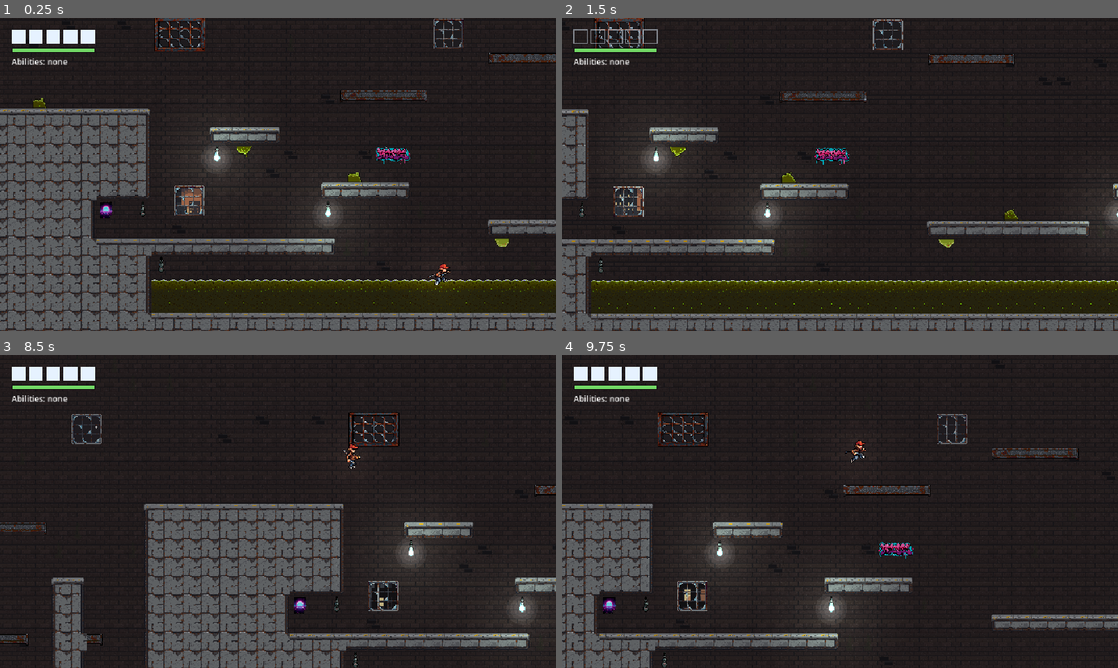
Above: before the commit, frames 1-4 (two rows, left to right).
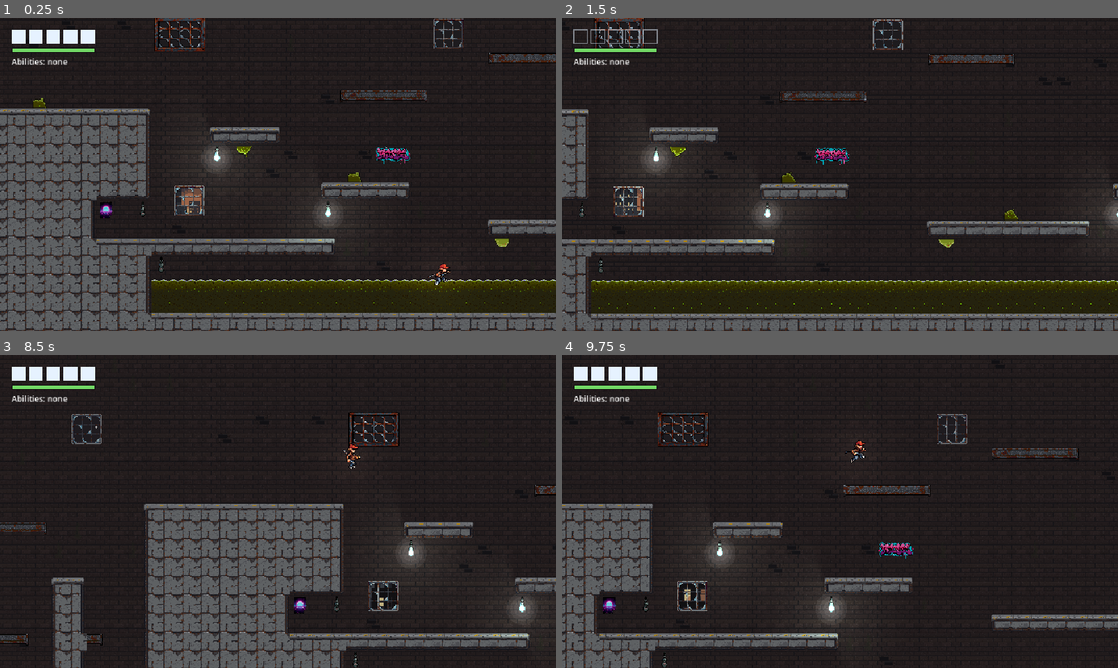
Above: after the commit, the same moments.

Repository: xipheon/hollowlike
Game: Godot game, scene res://tests/gameplay_test.tscn
The game is run twice, just before and just after one commit, with the same random seed, the same clock (stepped at 60 frames per second) and the same inputs. This scene is started directly instead of the project's main scene.
Inputs (mouse positions are in pixels of both pictures, inside the frame that each line leads up to):
- Up to frame 1 (0.25 s): no input
- Up to frame 2 (1.5 s): tap Enter (ui_accept) at 0.5 s; move the mouse to (962, 158) at 0.52 s; hold D (move_right) 0.53-1.28 s; tap J (attack) at 0.6 s; click (962, 158) at 0.67 s; tap Space (jump) at 0.77 s; move the mouse to (728, 190) at 1.27 s; hold S (move_down) from 1.28 s (still down); tap K (dash) at 1.35 s
- Up to frame 3 (8.5 s): tap Space (jump) at 1.52, 3.02, 3.77, 4.52, 6.02, 6.77, 7.52 s; move the mouse to (333, 442) at 2.02 s; release S (move_down) at 2.03 s; hold D (move_right) 2.03-2.78 s; hold Shift (sprint) 2.03-2.78 s; move the mouse to (250, 574) at 2.77 s; hold W (move_up) 2.78-3.53 s; tap Z at 2.85, 8.1 s; click (250, 574) at 2.92 s; move the mouse to (444, 558) at 3.52 s; hold A (move_left) 3.53-5.03 s; tap X at 3.6 s; move the mouse to (111, 464) at 4.27 s; tap C at 4.35 s; move the mouse to (305, 511) at 5.02 s; hold S (move_down) 5.03-5.78 s; tap P at 5.1 s; click (305, 511) at 5.17 s; move the mouse to (194, 433) at 5.77 s; hold D (move_right) 5.78-6.53 s; tap J (attack) at 5.85 s; move the mouse to (400, 495) at 6.52 s; hold W (move_up) 6.53-7.28 s; tap K (dash) at 6.6 s; move the mouse to (166, 527) at 7.27 s; hold D (move_right) 7.28-8.03 s; tap Shift (sprint) at 7.35 s; click (166, 527) at 7.42 s; move the mouse to (333, 442) at 8.02 s; hold S (move_down) from 8.03 s (still down)
- Up to frame 4 (9.75 s): move the mouse to (812, 574) at 8.77 s; release S (move_down) at 8.78 s; hold A (move_left) 8.78-9.53 s; tap X at 8.85 s; tap Space (jump) at 9.02 s; move the mouse to (1006, 558) at 9.52 s; hold W (move_up) from 9.53 s (still down); tap C at 9.6 s; click (1006, 558) at 9.67 s

The runs differ from the first frame. In frame 1, 0.7% of the frame differs, in the area x 37-68%, y 34-75%; in frame 2, 0.8%, in the area x 15-100%, y 34-75%; in frame 3, 0.7%; in frame 4, 0.7%.

Commit message:
Lighting phase 3: shadows from solid ground and shut gates
Solid tiles and shut gates block light, each occluder inset by
RoomArt.LIT_RIM (a quarter tile) on the sides facing air, so a ceiling
bulb lights that rim of a face and the rest drops sharply into shadow.
Each bulb has a soft-shadowed light on the wall (MASK_WALL) and a
hard-shadowed twin on the terrain and gates (MASK_TERRAIN); its shadow
mask covers both, as Godot needs. Every other light comes from
FlickerLight.make_light() and lights both, shadowless.

Co-Authored-By: Claude Opus 5.5 <noreply@anthropic.com>

Diff:
--- a/art/tiles/foreground_tileset.tres
+++ b/art/tiles/foreground_tileset.tres
@@ -2,23 +2,80 @@
 
 [ext_resource type="Texture2D" path="res://art/tiles/tileset_canvas.tres" id="1_4jhso"]
 
-[sub_resource type="TileSetAtlasSource" id="TileSetAtlasSource_xafsd"]
+[sub_resource type="OccluderPolygon2D" id="OccluderPolygon2D_4jhso"]
+polygon = PackedVector2Array(-8, -8, 8, -8, 8, 16, -8, 16)
+
+[sub_resource type="OccluderPolygon2D" id="OccluderPolygon2D_xafsd"]
+polygon = PackedVector2Array(-8, -16, 8, -16, 8, 16, -8, 16)
+
+[sub_resource type="OccluderPolygon2D" id="OccluderPolygon2D_6h4j2"]
+polygon = PackedVector2Array(-8, -16, 8, -16, 8, 8, -8, 8)
+
+[sub_resource type="OccluderPolygon2D" id="OccluderPolygon2D_cp8vb"]
+polygon = PackedVector2Array(-8, -8, 8, -8, 8, 8, -8, 8)
+
+[sub_resource type="OccluderPolygon2D" id="OccluderPolygon2D_w5p72"]
+polygon = PackedVector2Array(-8, -8, 16, -8, 16, 16, -8, 16)
+
+[sub_resource type="OccluderPolygon2D" id="OccluderPolygon2D_yyr8f"]
+polygon = PackedVector2Array(-8, -16, 16, -16, 16, 16, -8, 16)
+
+[sub_resource type="OccluderPolygon2D" id="OccluderPolygon2D_yxmf6"]
+polygon = PackedVector2Array(-8, -16, 16, -16, 16, 8, -8, 8)
+
+[sub_resource type="OccluderPolygon2D" id="OccluderPolygon2D_igvb7"]
+polygon = PackedVector2Array(-8, -8, 16, -8, 16, 8, -8, 8)
+
+[sub_resource type="OccluderPolygon2D" id="OccluderPolygon2D_xfs26"]
+polygon = PackedVector2Array(-16, -8, 16, -8, 16, 16, -16, 16)
+
+[sub_resource type="OccluderPolygon2D" id="OccluderPolygon2D_4esag"]
+polygon = PackedVector2Array(-16, -16, 16, -16, 16, 16, -16, 16)
+
+[sub_resource type="OccluderPolygon2D" id="OccluderPolygon2D_dn4ah"]
+polygon = PackedVector2Array(-16, -16, 16, -16, 16, 8, -16, 8)
+
+[sub_resource type="OccluderPolygon2D" id="OccluderPolygon2D_b34aw"]
+polygon = PackedVector2Array(-16, -8, 16, -8, 16, 8, -16, 8)
+
+[sub_resource type="OccluderPolygon2D" id="OccluderPolygon2D_cph7t"]
+polygon = PackedVector2Array(-16, -8, 8, -8, 8, 16, -16, 16)
+
+[sub_resource type="OccluderPolygon2D" id="OccluderPolygon2D_o2i5q"]
+polygon = PackedVector2Array(-16, -16, 8, -16, 8, 16, -16, 16)
+
+[sub_resource type="OccluderPolygon2D" id="OccluderPolygon2D_pc7xp"]
+polygon = PackedVector2Array(-16, -16, 8, -16, 8, 8, -16, 8)
+
+[sub_resource type="OccluderPolygon2D" id="OccluderPolygon2D_0dkej"]
+polygon = PackedVector2Array(-16, -8, 8, -8, 8, 8, -16, 8)
+
+[sub_resource type="OccluderPolygon2D" id="OccluderPolygon2D_ckpqn"]
+polygon = PackedVector2Array(-8, -16, 8, -16, 8, 16, -8, 16)
+
+[sub_resource type="OccluderPolygon2D" id="OccluderPolygon2D_i8awf"]
+polygon = PackedVector2Array(-8, -16, 8, -16, 8, 8, -8, 8)
+
+[sub_resource type="TileSetAtlasSource" id="TileSetAtlasSource_7kvub"]
 texture = ExtResource("1_4jhso")
 texture_region_size = Vector2i(32, 32)
 0:0/0 = 0
 0:0/0/terrain_set = 0
 0:0/0/terrain = 0
+0:0/0/occlusion_layer_0/polygon_0/polygon = SubResource("OccluderPolygon2D_4jhso")
 0:0/0/terrains_peering_bit/bottom_side = 0
 0:0/0/custom_data_0 = "solid"
 1:0/0 = 0
 1:0/0/terrain_set = 0
 1:0/0/terrain = 0
+1:0/0/occlusion_layer_0/polygon_0/polygon = SubResource("OccluderPolygon2D_w5p72")
 1:0/0/terrains_peering_bit/right_side = 0
 1:0/0/terrains_peering_bit/bottom_side = 0
 1:0/0/custom_data_0 = "solid"
 2:0/0 = 0
 2:0/0/terrain_set = 0
 2:0/0/terrain = 0
+2:0/0/occlusion_layer_0/polygon_0/polygon = SubResource("OccluderPolygon2D_xfs26")
 2:0/0/terrains_peering_bit/right_side = 0
 2:0/0/terrains_peering_bit/bottom_side = 0
 2:0/0/terrains_peering_bit/left_side = 0
@@ -26,18 +83,21 @@
 3:0/0 = 0
 3:0/0/terrain_set = 0
 3:0/0/terrain = 0
+3:0/0/occlusion_layer_0/polygon_0/polygon = SubResource("OccluderPolygon2D_cph7t")
 3:0/0/terrains_peering_bit/bottom_side = 0
 3:0/0/terrains_peering_bit/left_side = 0
 3:0/0/custom_data_0 = "solid"
 0:1/0 = 0
 0:1/0/terrain_set = 0
 0:1/0/terrain = 0
+0:1/0/occlusion_layer_0/polygon_0/polygon = SubResource("OccluderPolygon2D_xafsd")
 0:1/0/terrains_peering_bit/bottom_side = 0
 0:1/0/terrains_peering_bit/top_side = 0
 0:1/0/custom_data_0 = "solid"
 1:1/0 = 0
 1:1/0/terrain_set = 0
 1:1/0/terrain = 0
+1:1/0/occlusion_layer_0/polygon_0/polygon = SubResource("OccluderPolygon2D_yyr8f")
 1:1/0/terrains_peering_bit/right_side = 0
 1:1/0/terrains_peering_bit/bottom_side = 0
 1:1/0/terrains_peering_bit/top_side = 0
@@ -45,6 +105,7 @@
 2:1/0 = 0
 2:1/0/terrain_set = 0
 2:1/0/terrain = 0
+2:1/0/occlusion_layer_0/polygon_0/polygon = SubResource("OccluderPolygon2D_4esag")
 2:1/0/terrains_peering_bit/right_side = 0
 2:1/0/terrains_peering_bit/bottom_side = 0
 2:1/0/terrains_peering_bit/left_side = 0
@@ -53,6 +114,7 @@
 3:1/0 = 0
 3:1/0/terrain_set = 0
 3:1/0/terrain = 0
+3:1/0/occlusion_layer_0/polygon_0/polygon = SubResource("OccluderPolygon2D_o2i5q")
 3:1/0/terrains_peering_bit/bottom_side = 0
 3:1/0/terrains_peering_bit/left_side = 0
 3:1/0/terrains_peering_bit/top_side = 0
@@ -60,17 +122,20 @@
 0:2/0 = 0
 0:2/0/terrain_set = 0
 0:2/0/terrain = 0
+0:2/0/occlusion_layer_0/polygon_0/polygon = SubResource("OccluderPolygon2D_6h4j2")
 0:2/0/terrains_peering_bit/top_side = 0
 0:2/0/custom_data_0 = "solid"
 1:2/0 = 0
 1:2/0/terrain_set = 0
 1:2/0/terrain = 0
+1:2/0/occlusion_layer_0/polygon_0/polygon = SubResource("OccluderPolygon2D_yxmf6")
 1:2/0/terrains_peering_bit/right_side = 0
 1:2/0/terrains_peering_bit/top_side = 0
 1:2/0/custom_data_0 = "solid"
 2:2/0 = 0
 2:2/0/terrain_set = 0
 2:2/0/terrain = 0
+2:2/0/occlusion_layer_0/polygon_0/polygon = SubResource("OccluderPolygon2D_dn4ah")
 2:2/0/terrains_peering_bit/right_side = 0
 2:2/0/terrains_peering_bit/left_side = 0
 2:2/0/terrains_peering_bit/top_side = 0
@@ -78,27 +143,32 @@
 3:2/0 = 0
 3:2/0/terrain_set = 0
 3:2/0/terrain = 0
+3:2/0/occlusion_layer_0/polygon_0/polygon = SubResource("OccluderPolygon2D_pc7xp")
 3:2/0/terrains_peering_bit/left_side = 0
 3:2/0/terrains_peering_bit/top_side = 0
 3:2/0/custom_data_0 = "solid"
 0:3/0 = 0
 0:3/0/terrain_set = 0
 0:3/0/terrain = 0
+0:3/0/occlusion_layer_0/polygon_0/polygon = SubResource("OccluderPolygon2D_cp8vb")
 0:3/0/custom_data_0 = "solid"
 1:3/0 = 0
 1:3/0/terrain_set = 0
 1:3/0/terrain = 0
+1:3/0/occlusion_layer_0/polygon_0/polygon = SubResource("OccluderPolygon2D_igvb7")
 1:3/0/terrains_peering_bit/right_side = 0
 1:3/0/custom_data_0 = "solid"
 2:3/0 = 0
 2:3/0/terrain_set = 0
 2:3/0/terrain = 0
+2:3/0/occlusion_layer_0/polygon_0/polygon = SubResource("OccluderPolygon2D_b34aw")
 2:3/0/terrains_peering_bit/right_side = 0
 2:3/0/terrains_peering_bit/left_side = 0
 2:3/0/custom_data_0 = "solid"
 3:3/0 = 0
 3:3/0/terrain_set = 0
 3:3/0/terrain = 0
+3:3/0/occlusion_layer_0/polygon_0/polygon = SubResource("OccluderPolygon2D_0dkej")
 3:3/0/terrains_peering_bit/left_side = 0
 3:3/0/custom_data_0 = "solid"
 0:4/0 = 0
@@ -346,8 +416,10 @@
 7:2/0/terrains_peering_bit/top_side = 4
 7:2/0/custom_data_0 = "track"
 6:4/0 = 0
+6:4/0/occlusion_layer_0/polygon_0/polygon = SubResource("OccluderPolygon2D_ckpqn")
 6:4/0/custom_data_0 = "gate"
 7:4/0 = 0
+7:4/0/occlusion_layer_0/polygon_0/polygon = SubResource("OccluderPolygon2D_i8awf")
 7:4/0/custom_data_0 = "gate"
 0:6/0 = 0
 0:6/0/custom_data_0 = "gate"
@@ -359,6 +431,7 @@
 
 [resource]
 tile_size = Vector2i(32, 32)
+occlusion_layer_0/light_mask = 1
 terrain_set_0/mode = 2
 terrain_set_0/terrain_0/name = "concrete"
 terrain_set_0/terrain_0/color = Color(0.6, 0.6, 0.62, 1)
@@ -374,4 +447,4 @@
 custom_data_layer_0/type = 4
 custom_data_layer_1/name = "light"
 custom_data_layer_1/type = 4
-sources/0 = SubResource("TileSetAtlasSource_xafsd")
+sources/0 = SubResource("TileSetAtlasSource_7kvub")
--- a/scripts/boss_feather.gd
+++ b/scripts/boss_feather.gd
@@ -47,11 +47,10 @@
 	rect.size = Vector2(LENGTH, 8) if not homing else Vector2(18, 18)
 	shape.shape = rect
 	add_child(shape)
-	light = PointLight2D.new()
-	light.texture = FlickerLight.light_texture(HOMING_LIGHT_RADIUS if homing else LIGHT_RADIUS)
-	light.color = HOMING_COLOR if homing else COLOR
-	light.energy = HOMING_LIGHT_ENERGY if homing else LIGHT_ENERGY
-	light.height = LIGHT_HEIGHT
+	if homing:
+		light = FlickerLight.make_light(HOMING_LIGHT_RADIUS, HOMING_COLOR, HOMING_LIGHT_ENERGY, LIGHT_HEIGHT)
+	else:
+		light = FlickerLight.make_light(LIGHT_RADIUS, COLOR, LIGHT_ENERGY, LIGHT_HEIGHT)
 	add_child(light)
 	rotation = direction.angle()
 
--- a/scripts/boss_shockwave.gd
+++ b/scripts/boss_shockwave.gd
@@ -27,11 +27,7 @@
 	shape.shape = rect
 	shape.position = Vector2(0, -SIZE.y * 0.5)
 	add_child(shape)
-	light = PointLight2D.new()
-	light.texture = FlickerLight.light_texture(LIGHT_RADIUS)
-	light.color = COLOR
-	light.energy = LIGHT_ENERGY
-	light.height = LIGHT_HEIGHT
+	light = FlickerLight.make_light(LIGHT_RADIUS, COLOR, LIGHT_ENERGY, LIGHT_HEIGHT)
 	light.position = Vector2(0, -SIZE.y * 0.5)
 	add_child(light)
 
--- a/scripts/flicker_light.gd
+++ b/scripts/flicker_light.gd
@@ -11,7 +11,10 @@
 ## light (a PointLight2D, `light_radius` px, `light_energy` at full, hanging
 ## `light_height` px out from the wall) shines on the room around it, following
 ## the same brightness. Its height is what lets the normal maps shade: a light
-## level with the wall would only graze a flat surface. Optional
+## level with the wall would only graze a flat surface. With `shadows` on (the
+## ceiling bulbs), solid ground and shut gates cast shadows from it: soft ones
+## on the wall, and hard ones on the terrain itself, which only catches the
+## light on a rim of its face (RoomArt.LIT_RIM); see MASK_WALL. Optional
 ## `lit_overlay` is shown at the current brightness (the lit bulb drawn over a
 ## dead one); optional `dim_overlay` is shown at the opposite (a dark box over
 ## a sign's letters when it's out).
@@ -19,6 +22,19 @@
 enum Kind { STEADY, SIGN, BROKEN }
 
 const GLOW_BANDS := 4
+## Light masks. Most things (the wall, props, characters) are MASK_WALL; the
+## room puts its Terrain and Gates layers on MASK_TERRAIN. A light that casts
+## shadows lights MASK_WALL with soft shadows, and has a twin lighting
+## MASK_TERRAIN with hard ones; every other light (make_light()) lights both,
+## shadowless.
+const MASK_WALL := 1
+const MASK_TERRAIN := 2
+const LIT_ALL := MASK_WALL | MASK_TERRAIN
+## On the wall: soft, light shadows that add depth without hiding anything.
+const SHADOW_COLOR := Color(0, 0, 0, 0.6)
+const SHADOW_SMOOTH := 3.0
+## On the terrain: past its lit rim, a sharp drop to none of this light.
+const TERRAIN_SHADOW_COLOR := Color(0, 0, 0, 1)
 
 static var _glow_textures := {}   # Vector2i size -> banded radial texture
 static var _light_textures := {}  # int radius -> soft radial texture
@@ -30,7 +46,9 @@
 var light_radius := 96
 var light_energy := 0.6
 var light_height := 64.0
+var shadows := false
 var light: PointLight2D   # the real light, made in _ready
+var terrain_light: PointLight2D   # with shadows: its twin, on the terrain and gates
 var lit_overlay: CanvasItem
 var dim_overlay: CanvasItem
 var brightness := 1.0
@@ -48,11 +66,23 @@
 	material = CanvasItemMaterial.new()
 	material.blend_mode = CanvasItemMaterial.BLEND_MODE_ADD
 	texture_filter = CanvasItem.TEXTURE_FILTER_NEAREST
-	light = PointLight2D.new()
-	light.texture = light_texture(light_radius)
-	light.color = glow_color
-	light.height = light_height
+	light = make_light(light_radius, glow_color, light_energy, light_height)
 	add_child(light)
+	if shadows:
+		light.range_item_cull_mask = MASK_WALL
+		light.shadow_enabled = true
+		light.shadow_color = SHADOW_COLOR
+		light.shadow_filter = Light2D.SHADOW_FILTER_PCF13
+		light.shadow_filter_smooth = SHADOW_SMOOTH
+		terrain_light = make_light(light_radius, glow_color, light_energy, light_height)
+		terrain_light.range_item_cull_mask = MASK_TERRAIN
+		terrain_light.shadow_enabled = true
+		terrain_light.shadow_color = TERRAIN_SHADOW_COLOR
+		terrain_light.shadow_filter = Light2D.SHADOW_FILTER_NONE
+		# Godot shadows an item only if this mask covers both the occluders
+		# (on MASK_WALL, the tileset's default) and the item itself.
+		terrain_light.shadow_item_cull_mask = LIT_ALL
+		add_child(terrain_light)
 	# Start part-way into a cycle so lights in a room don't keep time together.
 	match kind:
 		Kind.BROKEN:
@@ -115,9 +145,10 @@
 		lit_overlay.modulate.a = brightness
 	if dim_overlay != null:
 		dim_overlay.modulate.a = 1.0 - brightness
-	if light != null:
-		light.energy = light_energy * brightness
-		light.enabled = brightness > 0.0
+	for real in [light, terrain_light]:
+		if real != null:
+			real.energy = light_energy * brightness
+			real.enabled = brightness > 0.0
 	queue_redraw()
 
 
@@ -150,6 +181,18 @@
 	return tex
 
 
+## A light with no shadows, lighting everything (LIT_ALL): `radius` px,
+## `colour`, `energy`, hanging `height` px out from the wall.
+static func make_light(radius: int, colour: Color, energy: float, height: float) -> PointLight2D:
+	var real := PointLight2D.new()
+	real.texture = light_texture(radius)
+	real.color = colour
+	real.energy = energy
+	real.height = height
+	real.range_item_cull_mask = LIT_ALL
+	return real
+
+
 ## A soft radial falloff for a real light (these, LightFlash, the player's):
 ## full in the middle, fading to nothing at `radius`.
 static func light_texture(radius: int) -> Texture2D:
--- a/scripts/light_flash.gd
+++ b/scripts/light_flash.gd
@@ -17,6 +17,7 @@
 	light.texture = FlickerLight.light_texture(radius)
 	light.color = colour
 	light.height = HEIGHT
+	light.range_item_cull_mask = FlickerLight.LIT_ALL
 	light.position = at
 	light.peak = peak_energy
 	light.time = fade
--- a/scripts/player.gd
+++ b/scripts/player.gd
@@ -206,11 +206,7 @@
 	GameState.player_skin_changed.connect(sprite.apply_skin)
 	slash = SlashEffect.new()
 	add_child(slash)
-	light = PointLight2D.new()
-	light.texture = FlickerLight.light_texture(light_radius)
-	light.energy = light_energy
-	light.color = light_color
-	light.height = light_height
+	light = FlickerLight.make_light(light_radius, light_color, light_energy, light_height)
 	add_child(light)
 
 
--- a/scripts/room.gd
+++ b/scripts/room.gd
@@ -188,6 +188,9 @@
 func _load_room() -> void:
 	_read_painted_grid()
 	_art = RoomArt.new(_kind_at, _w, _h)
+	# The terrain and gates get the bulbs' hard shadows (FlickerLight.MASK_TERRAIN).
+	for layer in [terrain(), gates()]:
+		layer.light_mask = FlickerLight.MASK_TERRAIN
 	_art.dress(self, props(), terrain(), gates())
 	for door in entities_of(RoomDoor):
 		var at := Vector2i((to_local(door.global_position) / TILE).round())
--- a/scripts/room_art.gd
+++ b/scripts/room_art.gd
@@ -68,6 +68,9 @@
 const SIGN_LIGHT_RADIUS := 64
 const SIGN_LIGHT_ENERGY := 0.6
 const SIGN_LIGHT_HEIGHT := 32.0
+## Px of a solid tile's open face (one toward air) a bulb lights, before a
+## sharp drop into shadow: its occluder starts this far in (tools/make_tilesets.gd).
+const LIT_RIM := TILE / 4
 const SIGN_LETTERS := Rect2(8, 9, 16, 7)   # inside the sign's frame (tools/make_door_tiles.gd)
 const SIGN_OFF := Color8(52, 10, 14)        # the sign box's colour, covering the letters when it's out
 const ACID_FRAMES := 4
@@ -127,6 +130,17 @@
 var _h := 0
 var _rng := RandomNumberGenerator.new()
 var _gates: TileMapLayer
+
+
+## A solid tile's occluder, centred on the tile: the whole tile, less
+## LIT_RIM along each of its `open` sides ("NESW" letters).
+static func occluder_rect(open: String) -> Rect2:
+	var h := TILE * 0.5
+	var left := -h + (LIT_RIM if "W" in open else 0)
+	var right := h - (LIT_RIM if "E" in open else 0)
+	var top := -h + (LIT_RIM if "N" in open else 0)
+	var bottom := h - (LIT_RIM if "S" in open else 0)
+	return Rect2(left, top, right - left, bottom - top)
 
 
 ## `kind_at` answers what's at (x, y) as a Kind, with anything outside the
@@ -225,6 +239,7 @@
 		light.light_radius = BULB_LIGHT_RADIUS
 		light.light_energy = BULB_LIGHT_ENERGY
 		light.light_height = BULB_LIGHT_HEIGHT
+		light.shadows = true
 		light.z_index = -1
 	parent.add_child(light)
 
--- a/tests/gameplay_test.gd
+++ b/tests/gameplay_test.gd
@@ -25,7 +25,7 @@
 		"_test_door_to_boss_room_and_back",
 		"_test_down_jump_drops_through_platform", "_test_down_jump_on_solid_ground_still_jumps",
 		"_test_pink_crawler_kill_heals", "_test_crawler_sludge", "_test_ceiling_crawler", "_test_room_lights_flicker",
-		"_test_room_dimming",
+		"_test_room_dimming", "_test_bulb_shadows",
 	],
 	# The tilesets' terrain brushes and tile data (tools/make_tilesets.gd, room_art.gd), the room template.
 	"tilesets": [
@@ -1921,6 +1921,85 @@
 	await _despawn()
 
 
+func _test_bulb_shadows() -> void:
+	print("Shadows: solid ground and shut gates block light; bulbs light a rim of their faces, then a sharp drop; soft shadows on the wall")
+	# The tiles: solid tiles and shut gates block light, all but a LIT_RIM
+	# along each side open to the air; nothing else blocks light.
+	var source: TileSetAtlasSource = RoomArt.FOREGROUND_TILES.get_source(0)
+	var wrong := []
+	for i in source.get_tiles_count():
+		var at := source.get_tile_id(i)
+		var data := source.get_tile_data(at, 0)
+		var open := _open_sides_of(at)
+		var count := data.get_occluder_polygons_count(0)
+		if (open == "-") != (count == 0) or (count > 0 and (count != 1 or _occluder_rect(data) != RoomArt.occluder_rect(open))):
+			wrong.append(at)
+	_check(RoomArt.FOREGROUND_TILES.get_occlusion_layers_count() == 1 and wrong.is_empty(),
+			"solid tiles and shut gates block light but for a %d px rim facing the air%s" % [RoomArt.LIT_RIM, "" if wrong.is_empty() else ", not %s" % [wrong]])
+	var floor_top := RoomArt.occluder_rect("N")
+	_check(is_equal_approx(floor_top.position.y, -RoomArt.TILE * 0.5 + RoomArt.TILE / 4.0) and floor_top.size.x == RoomArt.TILE,
+			"a floor's rim is a quarter of a tile deep, and runs its full width")
+	# The room: bulbs cast soft shadows on the wall, and hard ones on the terrain and gates.
+	await _spawn()
+	_check(_main.terrain().light_mask == FlickerLight.MASK_TERRAIN and _main.gates().light_mask == FlickerLight.MASK_TERRAIN,
+			"the terrain and gates are lit by the bulbs' terrain light")
+	var lights := _main.get_children().filter(func(c): return c is FlickerLight)
+	var bulbs := lights.filter(func(l): return l.kind != FlickerLight.Kind.SIGN)
+	var signs := lights.filter(func(l): return l.kind == FlickerLight.Kind.SIGN)
+	var unshaded := bulbs.filter(func(l): return not _casts_shadows(l))
+	_check(not bulbs.is_empty() and unshaded.is_empty(),
+			"every bulb casts soft shadows on the wall and hard ones on the terrain (%d of %d)" % [bulbs.size() - unshaded.size(), bulbs.size()])
+	_check(FlickerLight.SHADOW_COLOR.a < 1.0, "the wall's shadows are partial, never black (%.2f)" % FlickerLight.SHADOW_COLOR.a)
+	_check(FlickerLight.TERRAIN_SHADOW_COLOR.a == 1.0, "past the rim the bulb's light is gone")
+	_check(signs.all(func(l): return not l.light.shadow_enabled and l.light.range_item_cull_mask == FlickerLight.LIT_ALL and l.terrain_light == null),
+			"EXIT signs cast none, and light everything")
+	_check(_player.light.range_item_cull_mask == FlickerLight.LIT_ALL and not _player.light.shadow_enabled, "the player's light lights everything, shadowless")
+	# The twin follows its bulb's flicker.
+	var bulb: FlickerLight = bulbs[0]
+	bulb._apply(0.4)
+	_check(is_equal_approx(bulb.terrain_light.energy, bulb.light.energy) and is_equal_approx(bulb.light.energy, bulb.light_energy * 0.4),
+			"the terrain light flickers with its bulb")
+	await _despawn()
+
+
+## The sides of a foreground tile open to the air, as its occluder should
+## see them: "-" for a tile that shouldn't block light at all.
+func _open_sides_of(at: Vector2i) -> String:
+	var connected := ""
+	if at.y < RoomArt.TERRAIN.size() and at.x < RoomArt.TERRAIN[at.y].size():
+		connected = RoomArt.TERRAIN[at.y][at.x]
+	elif at == RoomArt.GATE:
+		connected = "NS"
+	elif at == RoomArt.GATE_END:
+		connected = "N"
+	else:
+		return "-"
+	var open := ""
+	for s in "NESW":
+		if not s in connected:
+			open += s
+	return open
+
+
+func _occluder_rect(data: TileData) -> Rect2:
+	var points := data.get_occluder_polygon(0, 0).polygon
+	var rect := Rect2(points[0], Vector2.ZERO)
+	for p in points:
+		rect = rect.expand(p)
+	return rect if points.size() == 4 else Rect2()
+
+
+## A bulb's light casts soft shadows on MASK_WALL, and its twin hard ones on MASK_TERRAIN.
+func _casts_shadows(bulb: FlickerLight) -> bool:
+	var real := bulb.light
+	var twin := bulb.terrain_light
+	if twin == null or not real.shadow_enabled or not twin.shadow_enabled:
+		return false
+	return real.range_item_cull_mask == FlickerLight.MASK_WALL and real.shadow_color == FlickerLight.SHADOW_COLOR \
+			and twin.range_item_cull_mask == FlickerLight.MASK_TERRAIN and twin.shadow_color == FlickerLight.TERRAIN_SHADOW_COLOR \
+			and twin.shadow_filter == Light2D.SHADOW_FILTER_NONE and twin.shadow_item_cull_mask == FlickerLight.LIT_ALL
+
+
 func _test_room_dimming() -> void:
 	print("Rooms are dimmed a little (set in the Inspector) so lights stand out; the skyline and HUD aren't")
 	await _spawn()
--- a/tools/make_tilesets.gd
+++ b/tools/make_tilesets.gd
@@ -25,6 +25,12 @@
 ##               crossings joined up as you paint, ends going into the wall,
 ##               and now and then a broken-off end.
 ## Patterns (the TileMap panel's Patterns tab): the large window, whole.
+## Occlusion: solid ground and shut gates block light, so the ceiling bulbs
+## cast shadows (FlickerLight.shadows). Each tile's occluder is inset by
+## RoomArt.LIT_RIM on its open sides (those facing air, from its terrain
+## connections), so a bulb lights that rim of the face toward it and the
+## rest is in shadow; sides against more solid stay flush, so no light leaks
+## between tiles.
 ## Each sheet is used as its CanvasTexture (<sheet>_canvas.tres, with its
 ## normal map; tools/make_normal_maps.gd), so the room's lights shade the tiles.
 ## Rerun after changing a sheet's layout (it keeps each file's ID). Once rooms are painted, prefer
@@ -87,6 +93,25 @@
 	return ts
 
 
+## The sides ("NESW" letters) a tile connecting on `connected` doesn't.
+func _open_sides(connected: String) -> String:
+	var open := ""
+	for s in "NESW":
+		if not s in connected:
+			open += s
+	return open
+
+
+## Blocks light over the tile (occlusion layer 0), but for RoomArt.LIT_RIM
+## along each of its `open` sides.
+func _occluder(data: TileData, open: String) -> void:
+	var polygon := OccluderPolygon2D.new()
+	var rect := RoomArt.occluder_rect(open)
+	polygon.polygon = PackedVector2Array([rect.position, Vector2(rect.end.x, rect.position.y), rect.end, Vector2(rect.position.x, rect.end.y)])
+	data.set_occluder_polygons_count(0, 1)
+	data.set_occluder_polygon(0, 0, polygon)
+
+
 ## A sheet with its normal map, as tools/make_normal_maps.gd pairs them.
 func _lit(sheet_path: String) -> Texture2D:
 	return load(sheet_path.get_basename() + "_canvas.tres")
@@ -137,10 +162,13 @@
 		["spikes", Color(0.6, 0.85, 0.8)], ["sewer", Color(0.45, 0.5, 0.05)],
 		["track", Color(0.85, 0.7, 0.2)],
 	])
+	ts.add_occlusion_layer()
 	# Concrete: the 4x4 block, each tile connecting on the sides it's solid on.
 	for r in RoomArt.TERRAIN.size():
 		for c in RoomArt.TERRAIN[r].size():
-			_terrain(_tile(ts, Vector2i(c, r), "solid"), CONCRETE, RoomArt.TERRAIN[r][c])
+			var data := _tile(ts, Vector2i(c, r), "solid")
+			_terrain(data, CONCRETE, RoomArt.TERRAIN[r][c])
+			_occluder(data, _open_sides(RoomArt.TERRAIN[r][c]))
 	# Catwalk: ends and middle connect sideways only.
 	_terrain(_tile(ts, RoomArt.PLAT_L, "platform"), CATWALK, "E")
 	_terrain(_tile(ts, RoomArt.PLAT_MID, "platform"), CATWALK, "EW")
@@ -167,7 +195,11 @@
 		_terrain(_tile(ts, RoomArt.TRACK_V + Vector2i(0, i), "track"), TRACK, ["S", "NS", "N"][i])
 	# Gates and doors: painted tile by tile.
 	for coords in [RoomArt.GATE, RoomArt.GATE_END, RoomArt.GATE_UP]:
-		_tile(ts, coords, "gate")
+		var gate := _tile(ts, coords, "gate")
+		if coords != RoomArt.GATE_UP:
+			# Shut, it blocks light; raised, just its teeth show. Open to the
+			# sides, and under its bottom tile.
+			_occluder(gate, "ESW" if coords == RoomArt.GATE_END else "EW")
 	_tile(ts, RoomArt.DOOR, "door")
 	_tile(ts, RoomArt.DOOR_TOP, "door", "sign")
 	return ts
